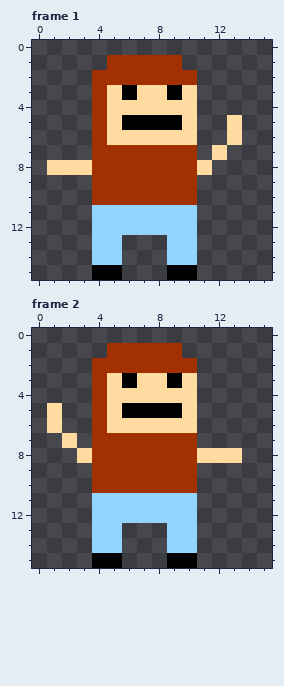
Pixel-art file -- assets/player-fall.aseprite. That is the earlier state.
16x16 pixels, 2 frames. Shown: frame 1, frame 2.
The same view after the edit:
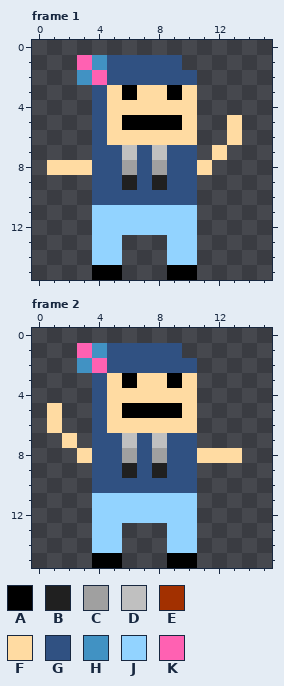
Palette (. is transparent): A #000000  B #202020  C #a0a0a0  D #c0c0c0  E #a23000  F #ffdba2  G #305182  H #4192c3  J #92d3ff  K #ff61b2
Diff:
Frame 1:
Colour E becomes colour B in row 9 at x 6 and 8.
Colour E becomes colour C in row 8 at x 6 and 8.
Colour E becomes colour D in row 7 at x 6 and 8.
Colour E becomes colour G in row 1 at x 5 to 9; in row 2 at x 5 to 10; in rows 3 to 6 at x 4; in rows 7 to 9 at x 4 to 5, 7 and 9 to 10; in row 10 at x 4 to 10.
The author put colour H in row 1 at x 4; in row 2 at x 3.
The author put colour K in row 1 at x 3.
Colour E becomes colour K in row 2 at x 4.
Frame 2: the same change as frame 1
Changed places in both pictures, as pixel boxes (x1, y1, x2, y2):
changed: (77, 55, 197, 205)
changed: (77, 343, 197, 493)
